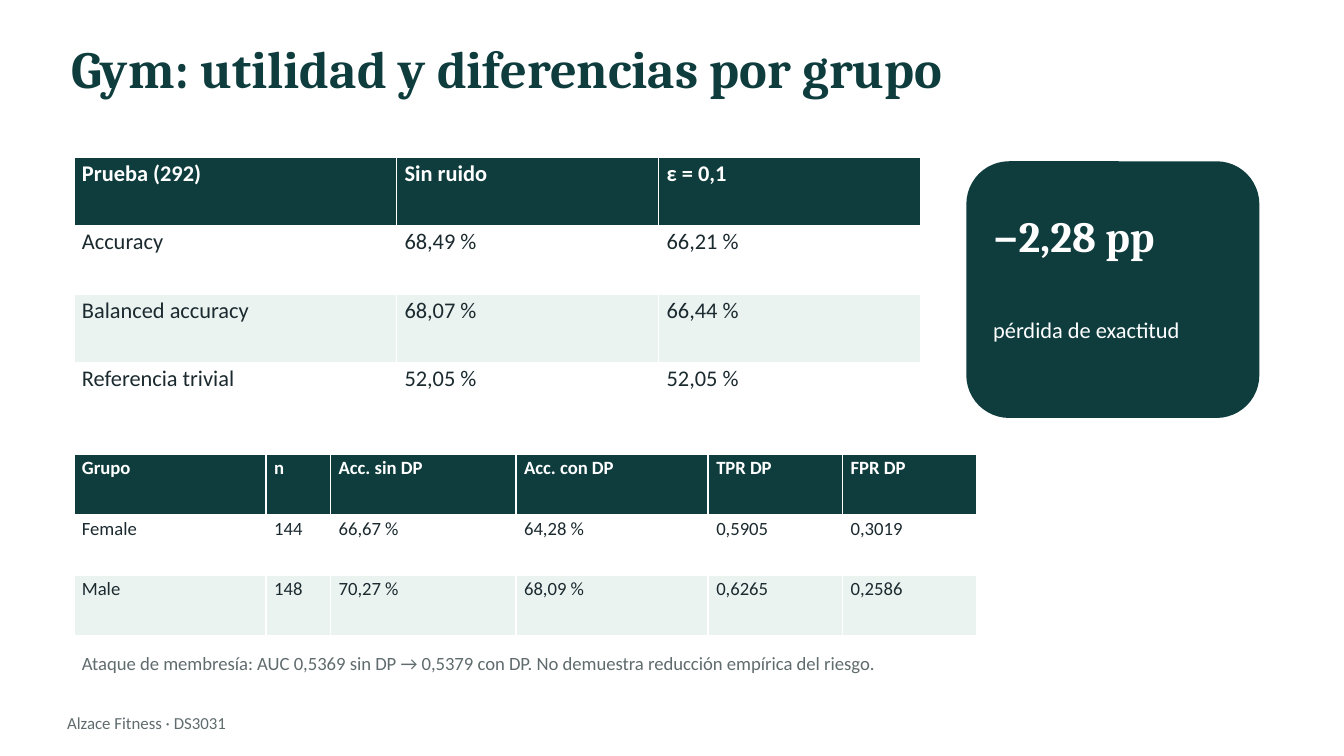
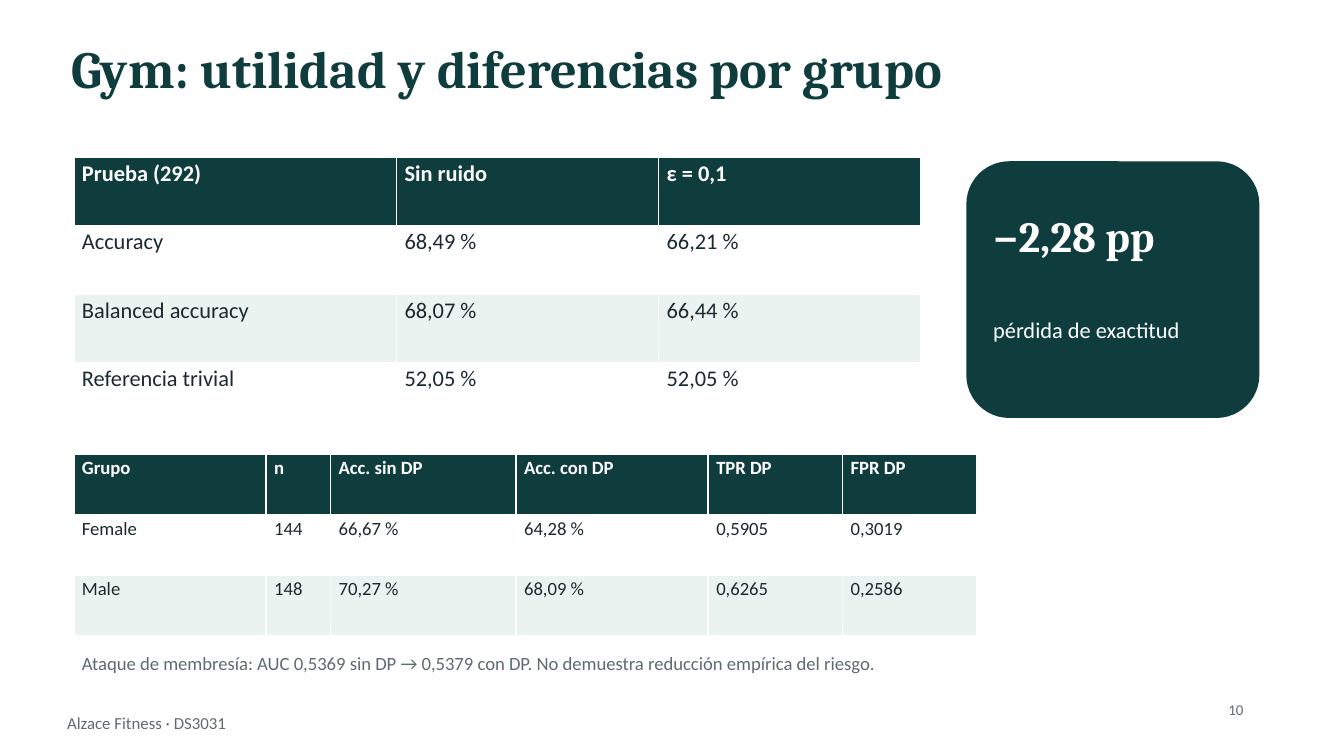
Before and after one commit to JoelxD12O/Proyecto-2---etica-y-seguridad-de-datos, a slide deck: slide 10 of presentacion/Presentacion_Alzace_Final.pptx (slide 11 before the commit). Drawn at 1344x756 pixels with LibreOffice and Linux fonts; fonts in the diff are those of the drawing. Boxes give left, top, right and bottom in pixels: in the first picture for what was removed or moved away, otherwise in the second. Text is boxed around its words. In the diff, an @@ line names an element or a change of style, - is before the commit and + after.

```diff
--- a/presentacion/Presentacion_Alzace_Final.pptx
+++ b/presentacion/Presentacion_Alzace_Final.pptx
@@ text added at [1228,705,1243,715], 8 pt, text #5F6B6D @@
+10
```
Also in this commit, not shown: 13 other slides changed, 3 slides removed.
